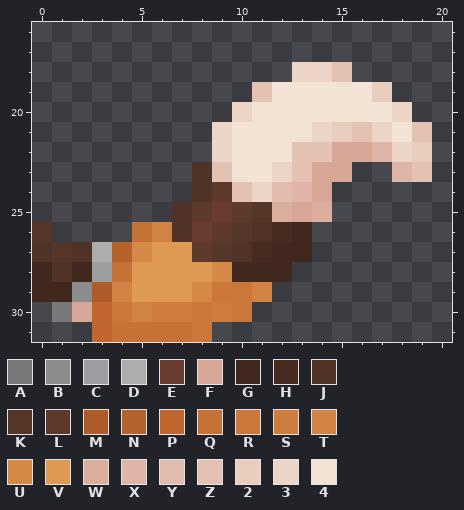
Pixel-art sprite, stored at PawTotems/assets/minecraft/optifine/cit/f0rzel/wing.png. Above is the file before it was changed.
The file is 32x32 pixels. Colours within 5 levels of each other are drawn and written as one. Shown: x 0..20, y 16..31.
Palette (. is transparent): A #797979  B #8c8c8c  C #9e9e9e  D #adadad  E #6b3d31  F #d7a697  G #40281e  H #472b20  J #503226  K #57362a  L #5e3a2d  M #ae5c29  N #b5632d  P #bf672e  Q #c57236  R #cb7739  S #ce7d3e  T #d18343  U #d58947  V #de9954  W #daad9d  X #deb5a7  Y #e1bbad  Z #e4c2b3  2 #e8ccbd  3 #ecd4c6  4 #f3e3d5
The result:
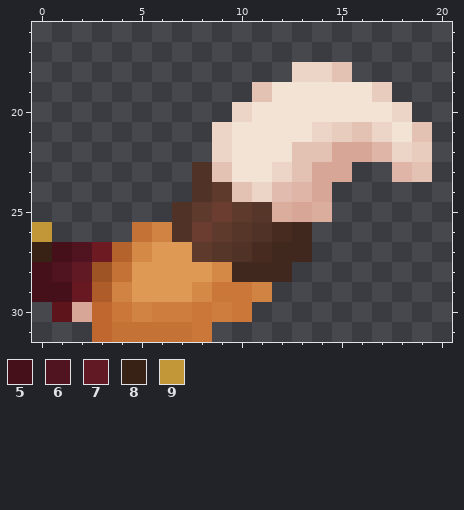
Colours new in this view: 5 #46101b  6 #501420  7 #611924  8 #372215  9 #c19738
What changed:
colour A: #797979 -> #5d141b
colour B: #8c8c8c -> #681820
colour C: #9e9e9e -> #9f5425
colour D: #adadad -> #6e1a22
Changed rows in their new state; - is a pixel that keeps its letter.
first column x 0:
26 9--
27 856
28 567
29 55-
Boxes around the changes in both pictures, in picture pixels (x1, y1, x2, y2):
changed: (32, 222, 112, 322)
